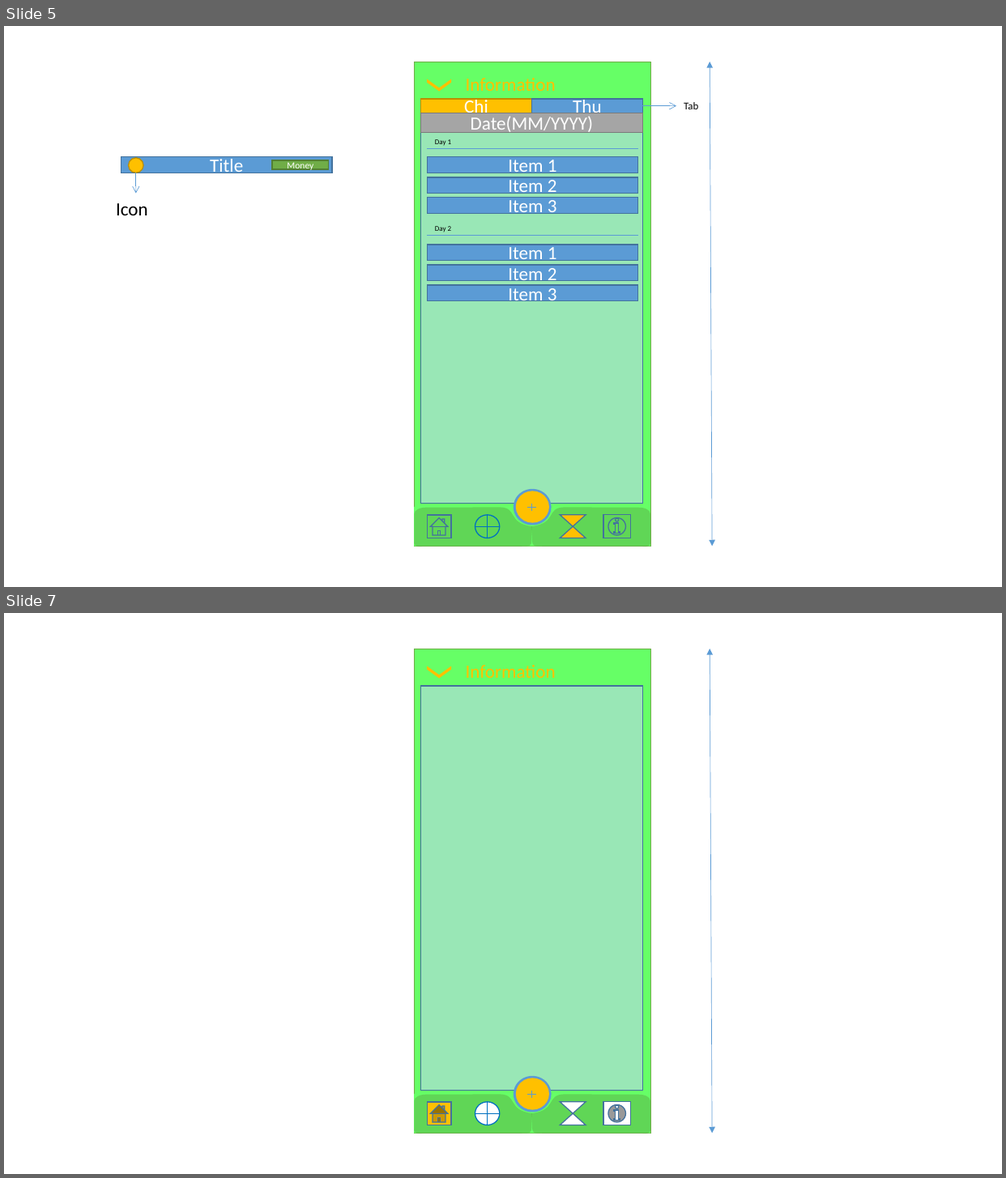
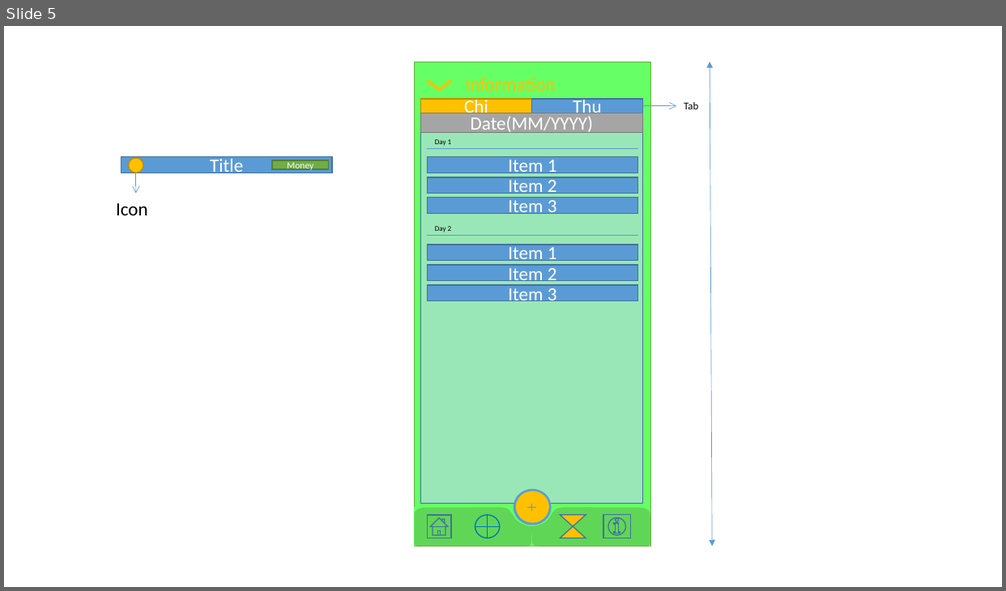
Before and after one commit to ngongtopro/iocome, a slide deck: Doccuments/UI/IOCome_UI.pptx. Shown one above the other, each under a label of ours: slides 5 and 7 before the commit, slide 5 after it; the slides between them are not shown. The pictures are 1006x1178 and 1006x591 pixels, drawn with LibreOffice and Linux fonts; fonts in the diff are those of the drawing. Boxes give left, top, right and bottom in pixels: in the first picture for what was removed or moved away, otherwise in the second. Text is boxed around its words. In the diff, an @@ line names an element or a change of style, - is before the commit and + after.

```diff
--- a/Doccuments/UI/IOCome_UI.pptx
+++ b/Doccuments/UI/IOCome_UI.pptx
@@ slide 7 removed at [4,613,1002,1174], background #FFFFFF @@
@@ rectangle removed at [414,649,651,1134] @@
@@ double arrow removed from (710, 649) to (712, 1133) @@
@@ chevron removed at [427,666,451,678] @@
@@ text removed at [466,665,556,678] @@
-Information
@@ rectangle removed at [421,686,643,1090] @@
@@ rectangle removed at [414,1094,651,1133] @@
@@ freeform shape removed at [414,1094,533,1134] @@
@@ ellipse removed at [513,1076,552,1112] @@
@@ ellipse removed at [516,1079,550,1111] @@
@@ line removed from (527, 1094) to (536, 1094) @@
@@ freeform shape removed at [532,1094,651,1134] @@
@@ line removed from (532, 1091) to (532, 1099) @@
@@ action button home removed at [427,1102,451,1126] @@
@@ flow chart or removed at [475,1102,500,1126] @@
@@ flow chart collate removed at [560,1102,586,1126] @@
@@ action button information removed at [603,1102,631,1126] @@
```
Also in this commit, not shown: 1 slide added, 1 other slide removed.
